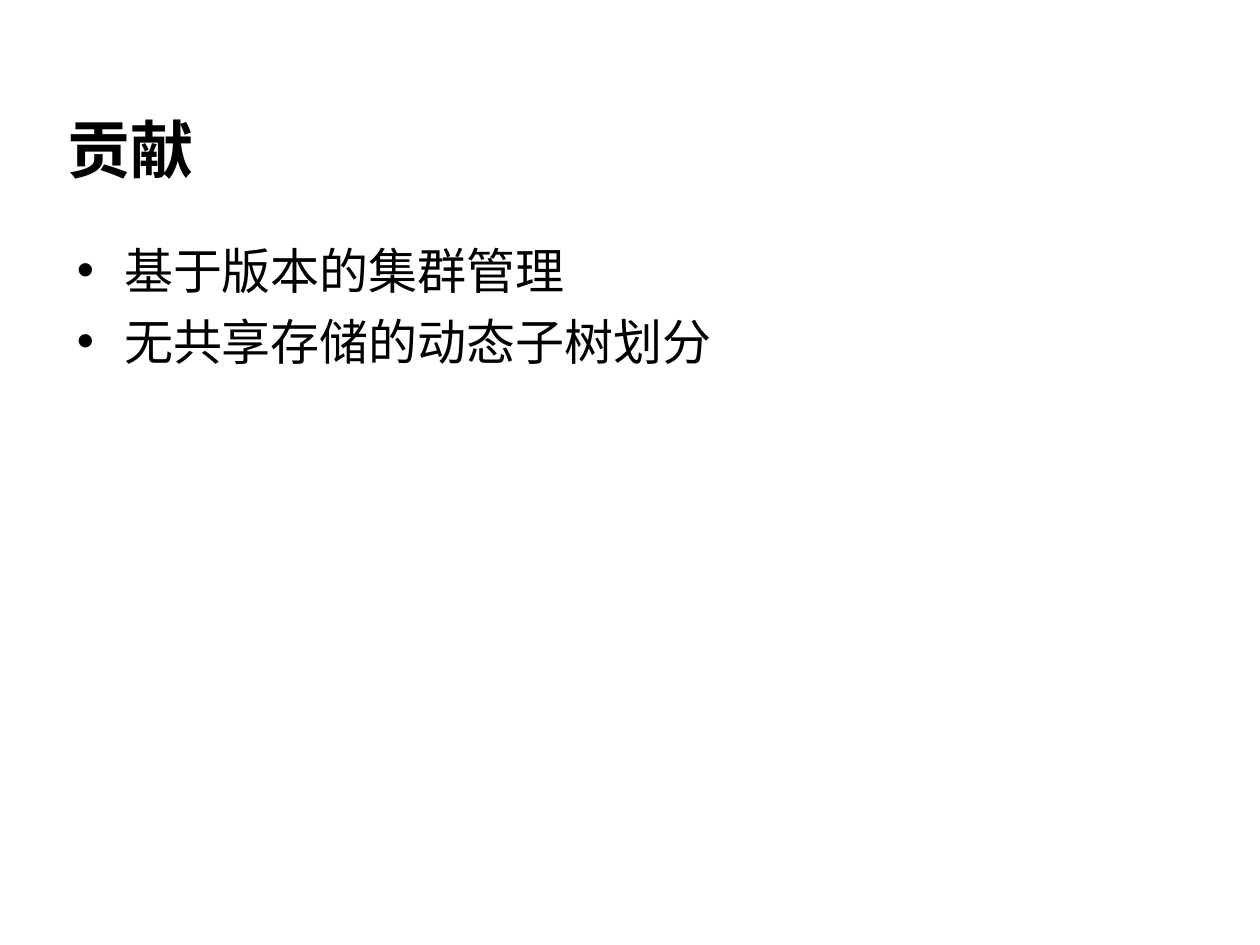
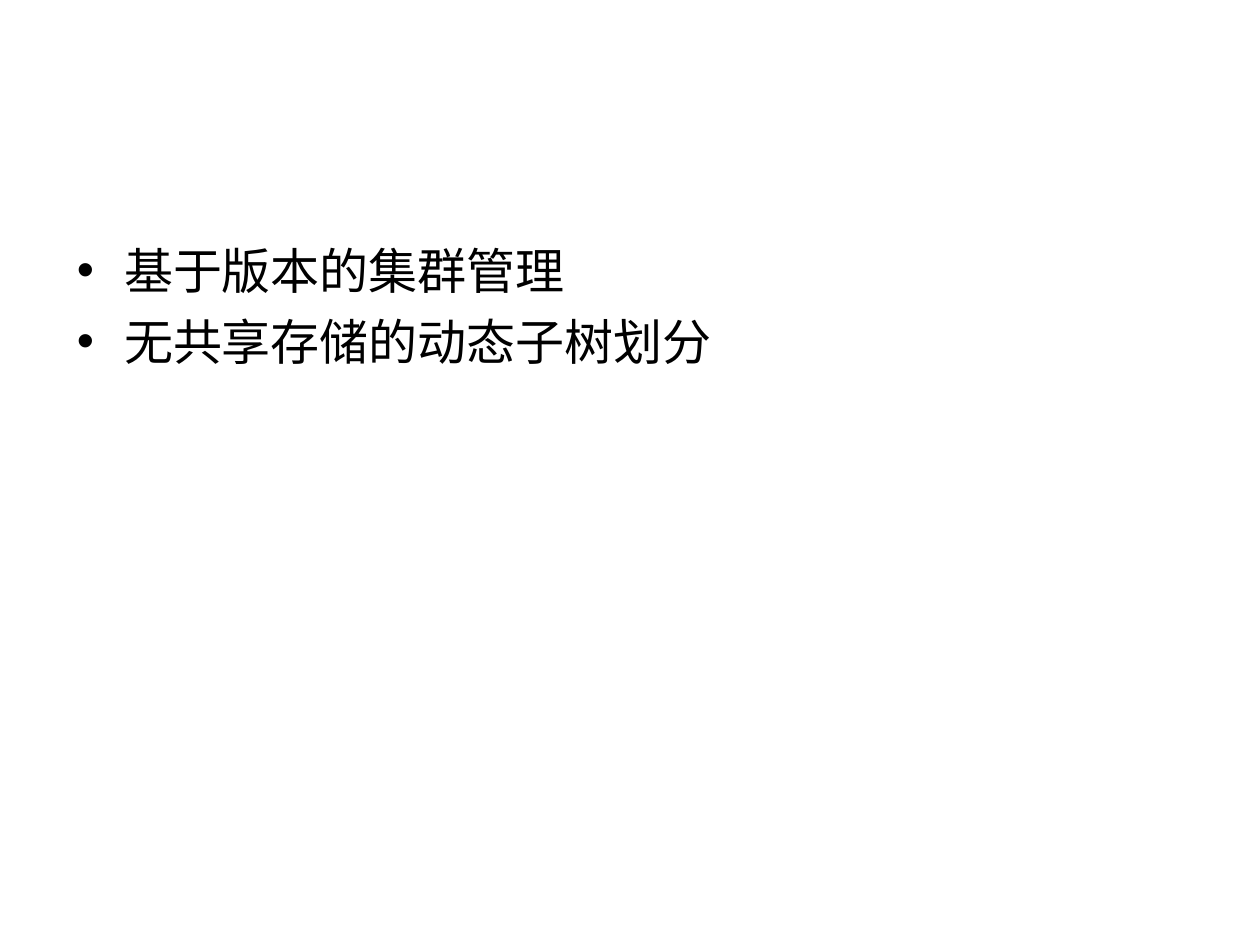
Before and after one commit to cheliequan/idning-paper, a slide deck: slide 20 of draft/答辩.ppt (slide 21 before the commit). Drawn at 1260x945 pixels with LibreOffice and Linux fonts; fonts in the diff are those of the drawing; background and template pictures are left out. Boxes give left, top, right and bottom in pixels: in the first picture for what was removed or moved away, otherwise in the second. Text is boxed around its words. In the diff, an @@ line names an element or a change of style, - is before the commit and + after.

```diff
--- a/draft/答辩.ppt
+++ b/draft/答辩.ppt
@@ title removed at (x1=67, y1=119, x2=193, y2=179) @@
-贡献
```
Also in this commit, not shown: 7 other slides changed, 8 slides added, 9 slides removed, 1 other file.
